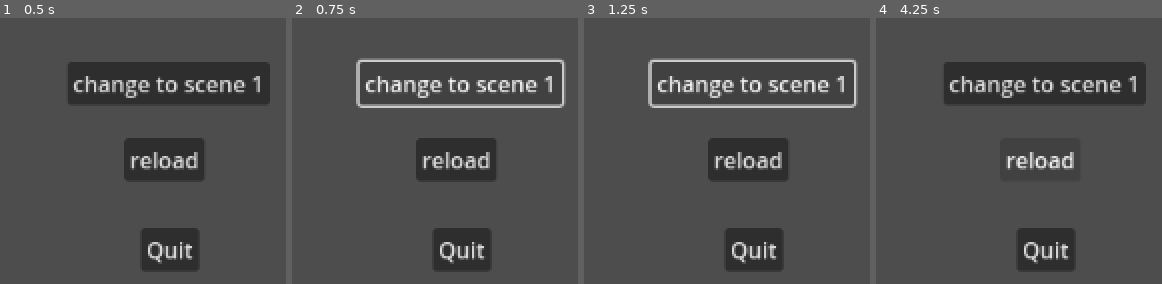
Above: before the commit, frames 1-4 (left to right).
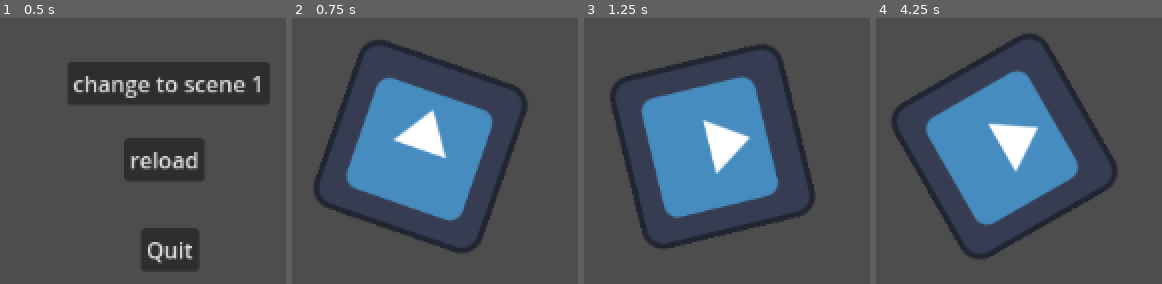
Above: after the commit, the same moments.

Repository: SytonK/settings-and-menus
Game: Godot game, scene res://levels/sandbox_0.tscn
Two runs of this game, one before a commit and one after it. Both use one fixed random seed, a clock stepped at 60 frames per second and the inputs below. The project has no main scene, so this scene is started directly. The engine's default icon, where the game draws it, is replaced by a stand-in: a white triangle on a blue panel in a dark square.
Inputs (mouse positions are in pixels of both pictures, inside the frame that each line leads up to):
- Up to frame 1 (0.5 s): no input
- Up to frame 2 (0.75 s): click "change to scene 1" at 0.5 s
- Up to frame 3 (1.25 s): no input
- Up to frame 4 (4.25 s): click (1044, 84) at 1.25 s, where only the run before the commit has a clickable "change to scene 1"; click (1044, 84) at 2 s, where only the run before the commit has a clickable "change to scene 1"; click (1041, 158) at 3.5 s, where only the run before the commit has a clickable "reload"

Frame 1 is identical in both runs. In frame 2, 31% of the frame differs, in the area x 7-96%, y 8-95%; in frame 3, 31%; in frame 4, 34%, in the area x 5-95%, y 6-95%.

Commit message:
fix file path in level

Diff:
--- a/levels/sandbox_0.tscn
+++ b/levels/sandbox_0.tscn
@@ -17,6 +17,7 @@
 offset_bottom = 311.0
 text = "change to scene 1"
 script = ExtResource("1_y3vb2")
+file_path = "res://levels/sandbox_1.tscn"
 
 [node name="ReloadButton" type="Button" parent="CanvasLayer"]
 offset_left = 538.0
